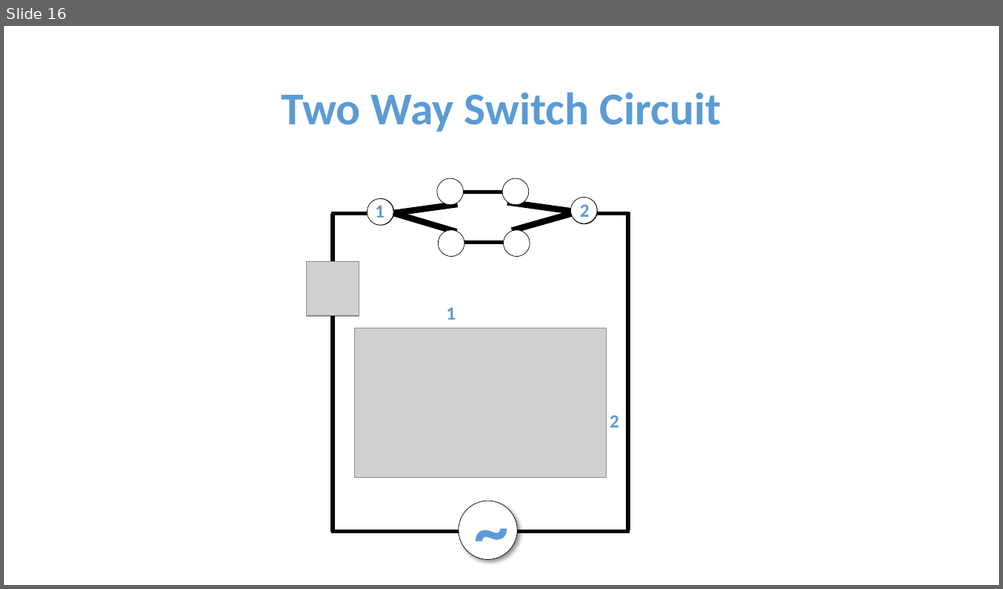
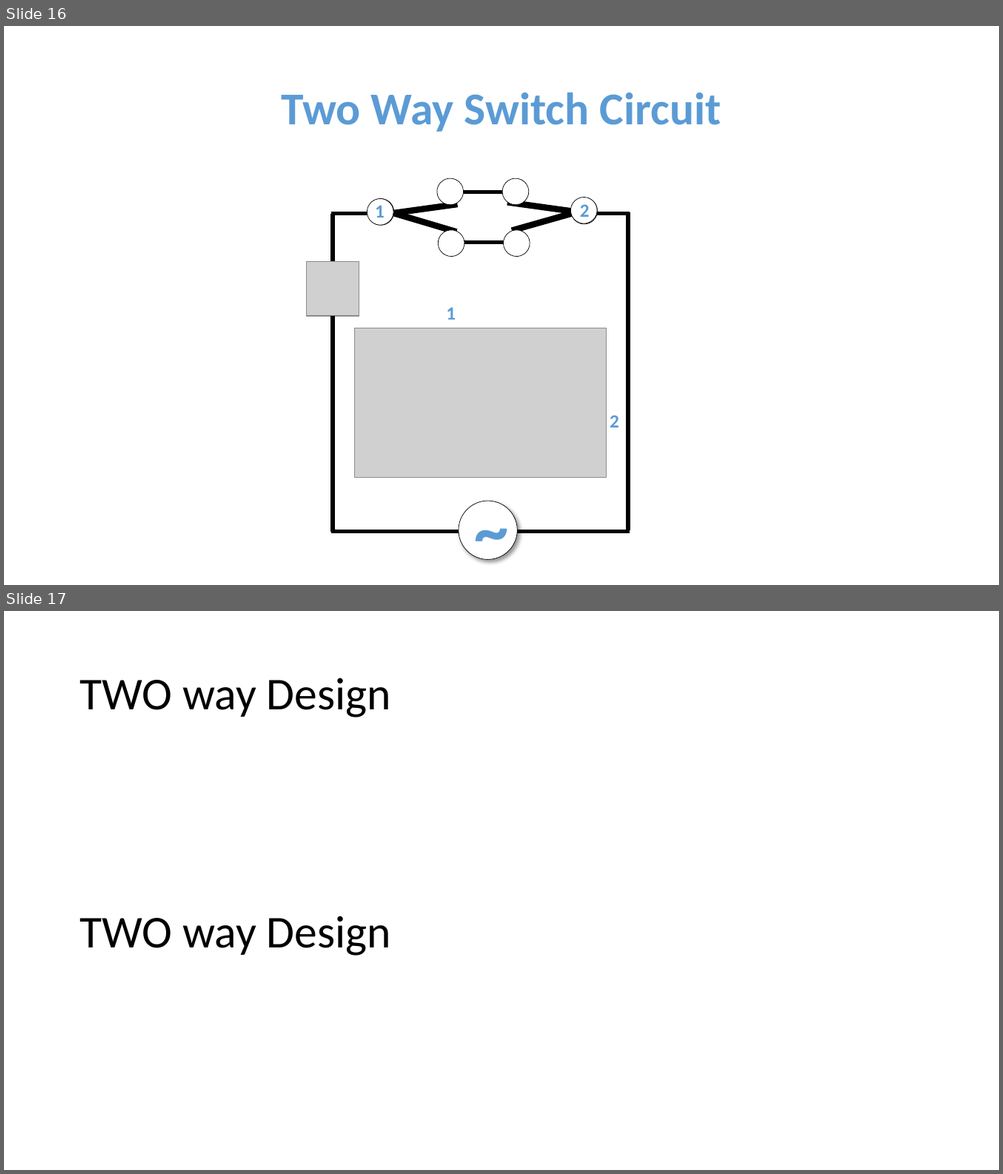
Before and after one commit to dhruvsaidava/pilot-repo-ms, a slide deck: presentations/Circuits/Basic Circuit.pptx. Shown one above the other, each under a label of ours: slide 16 before the commit, slides 16 and 17 after it. The pictures are 1003x589 and 1003x1174 pixels, drawn with LibreOffice and Linux fonts; fonts in the diff are those of the drawing; grey boxes stand for pictures. Boxes give left, top, right and bottom in pixels: in the first picture for what was removed or moved away, otherwise in the second. Text is boxed around its words. In the diff, an @@ line names an element or a change of style, - is before the commit and + after.

```diff
--- a/presentations/Circuits/Basic Circuit.pptx
+++ b/presentations/Circuits/Basic Circuit.pptx
@@ slide 17 added at <box>4,611,999,1170</box>, background #FFFFFF @@
@@ title added at <box>79,678,391,718</box>, 44 pt, text #000000 @@
+TWO way Design
@@ text added at <box>79,916,391,956</box>, 44 pt, text #000000 @@
+TWO way Design
```
Also in this commit, not shown: 1 other slide added, 1 other file.
